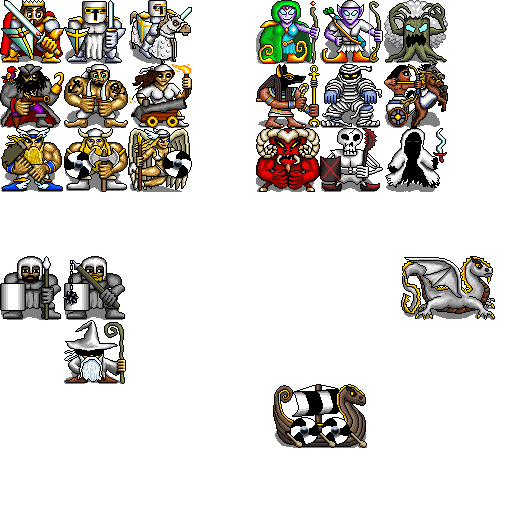
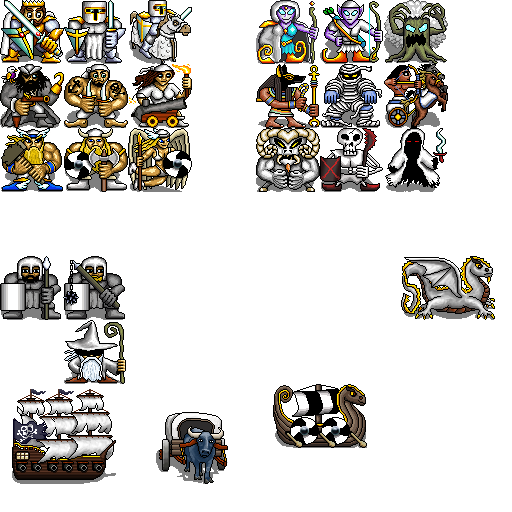
Before/after of a 512 × 512 layered artwork. What changed in the layer stack:
painted on "Colour" over [1, 1, 319, 463]
painted on "Detail" over [1, 0, 320, 484]
painted on "Shadow" over [12, 447, 224, 484]
